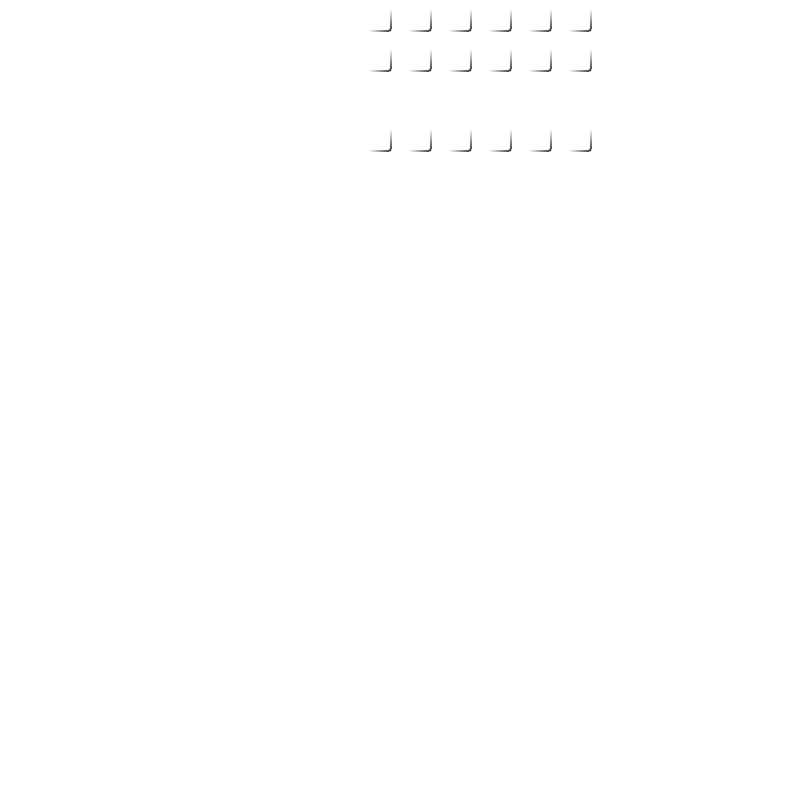
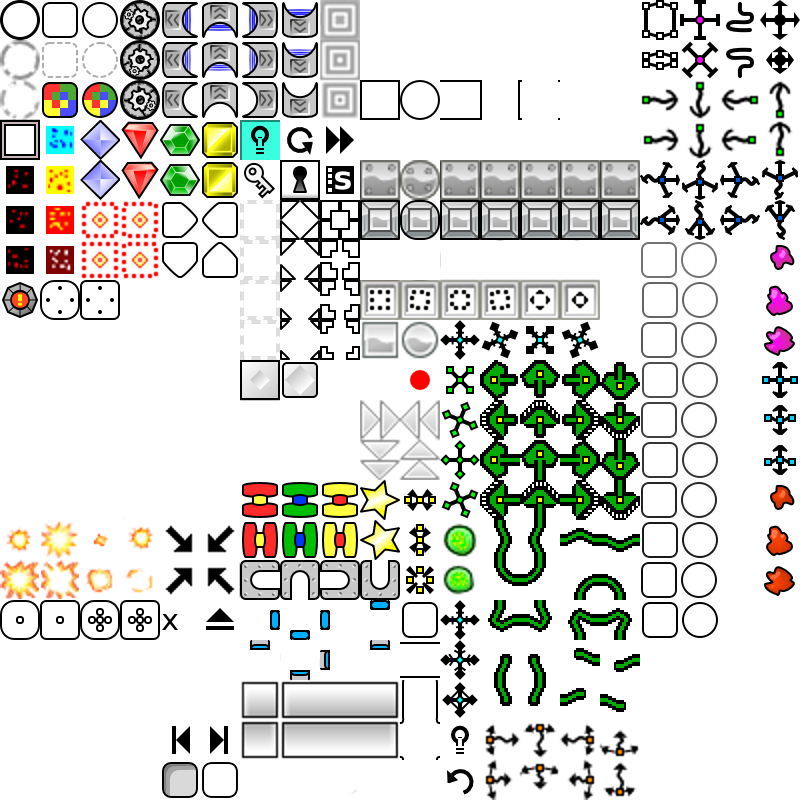
Layers edited between the first and the second w=800, h=800 image:
hid "lumin", painted on it over [360, 10, 592, 152]
showed "Capa nueva#1", painted on it over [0, 0, 800, 800]
